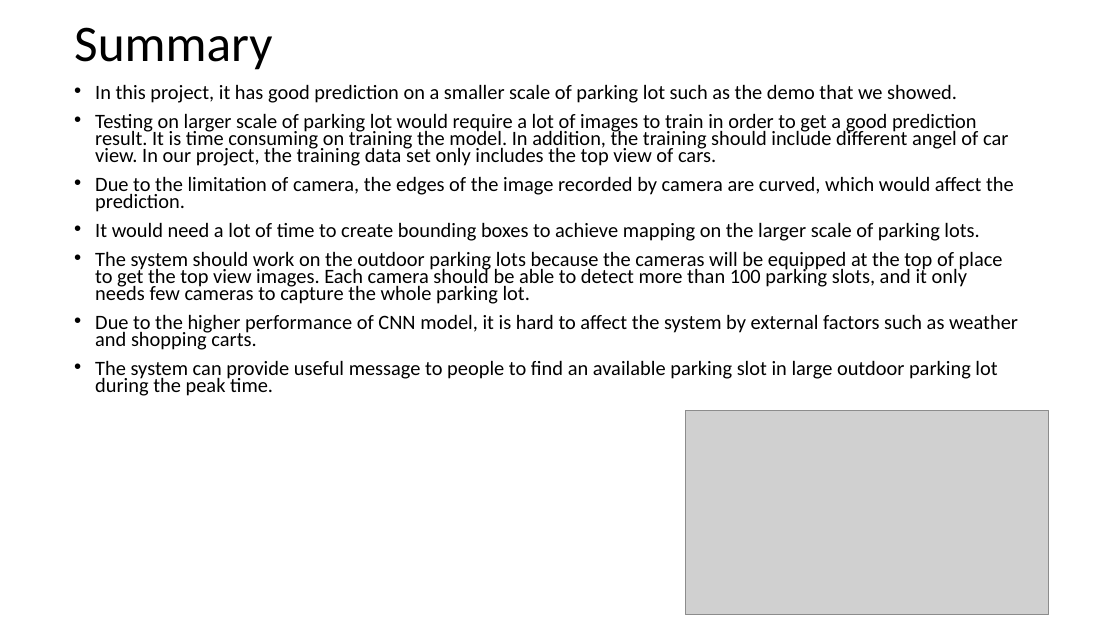
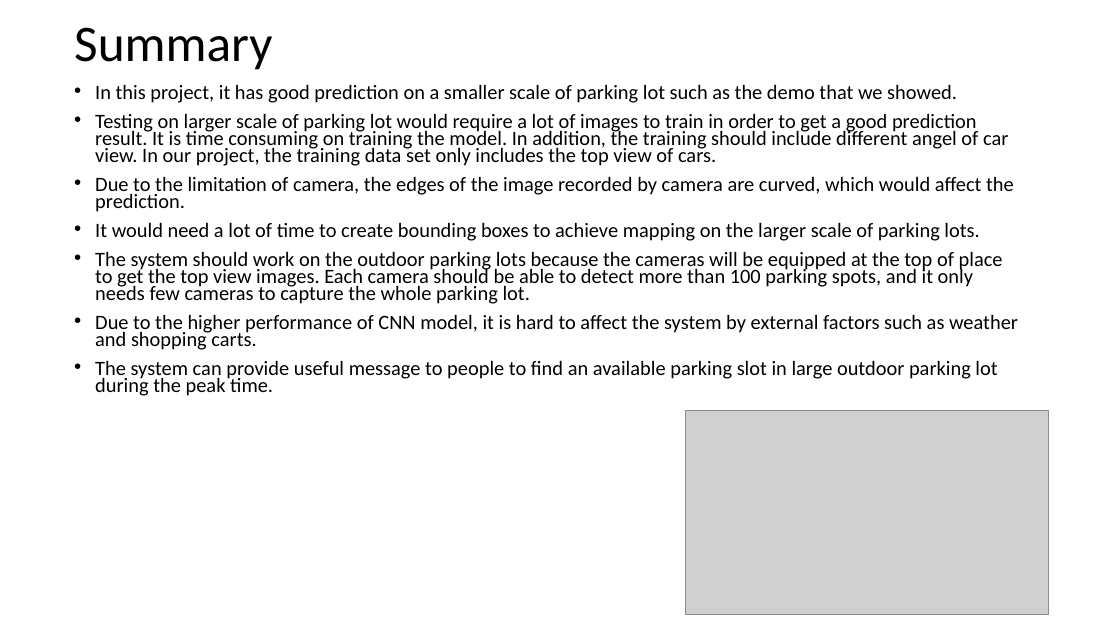
Before and after one commit to MenghuaXie/M202AFinalProject, a slide deck: slide 10 of 202_final_presentation.pptx. Drawn at 1120x630 pixels with LibreOffice and Linux fonts; fonts in the diff are those of the drawing; grey boxes stand for pictures. Boxes give left, top, right and bottom in pixels: in the first picture for what was removed or moved away, otherwise in the second. Text is boxed around its words. In the diff, an @@ line names an element or a change of style, - is before the commit and + after.

```diff
--- a/202_final_presentation.pptx
+++ b/202_final_presentation.pptx
@@ text at [95,251,1003,304]: text changed @@
-• The system should work on the outdoor parking lots because the cameras will be equipped at the top of place to get the top view images. Each camera should be able to detect more than 100 parking slots, and it only needs few cameras to capture the whole parking lot.
+• The system should work on the outdoor parking lots because the cameras will be equipped at the top of place to get the top view images. Each camera should be able to detect more than 100 parking spots, and it only needs few cameras to capture the whole parking lot.
```
Also in this commit, not shown: 4 other slides changed, 1 other file.
